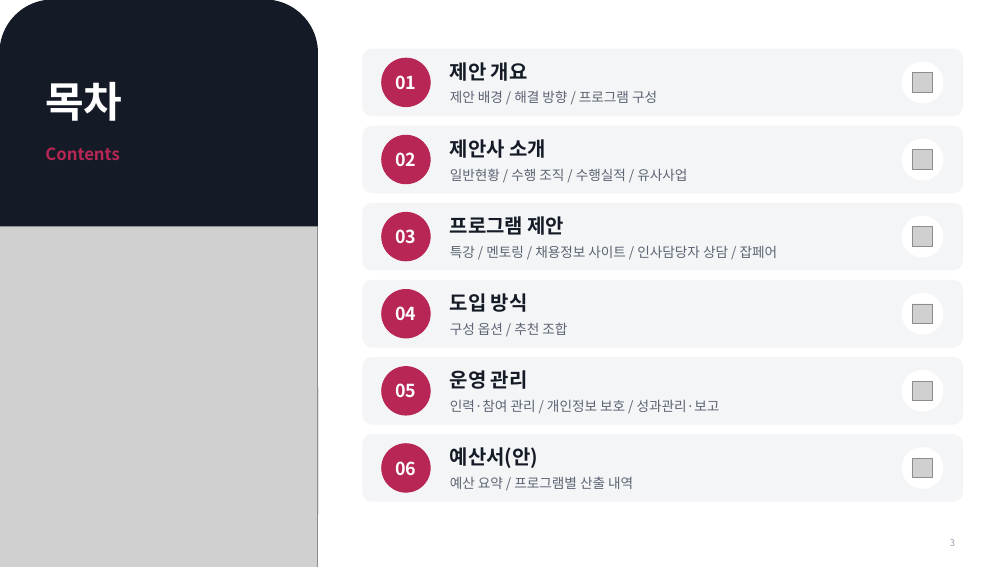
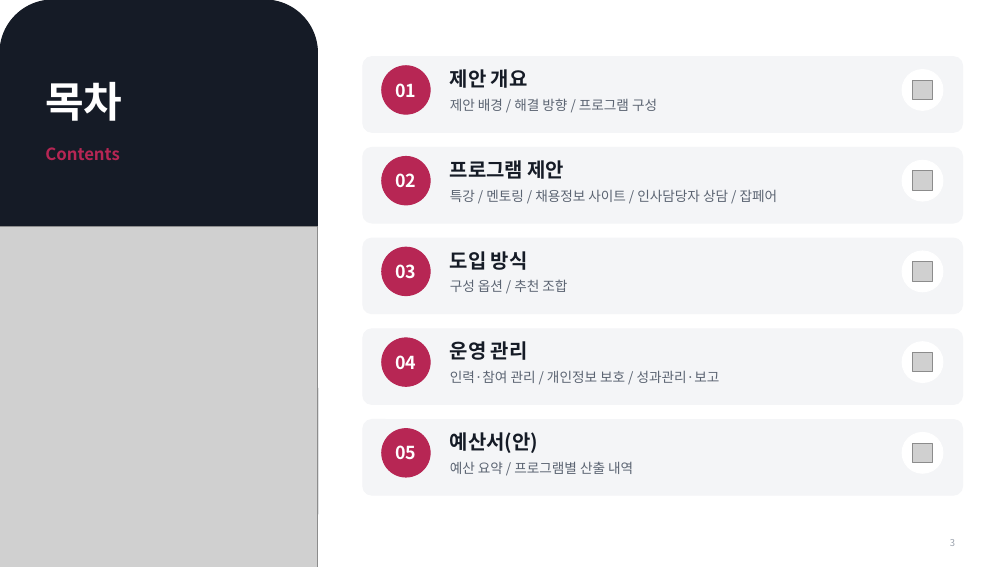
Before and after one commit to job-wave/Codex, a slide deck: slide 3 of output/jobwave-cbnu-proposal/JobWave_proposal_visual.pptx. Drawn at 1008x567 pixels with LibreOffice and Linux fonts; fonts in the diff are those of the drawing; grey boxes stand for pictures. Boxes give left, top, right and bottom in pixels: in the first picture for what was removed or moved away, otherwise in the second. Text is boxed around its words. In the diff, an @@ line names an element or a change of style, - is before the commit and + after.

```diff
--- a/output/jobwave-cbnu-proposal/JobWave_proposal_visual.pptx
+++ b/output/jobwave-cbnu-proposal/JobWave_proposal_visual.pptx
@@ rounded rectangle: place and size @@
-rounded rectangle at (363,49,963,116)
+rounded rectangle at (363,57,963,132)
@@ 3 texts, 2 ellipses: place and size @@
-3 texts, 2 ellipses at (382,58,943,107)
+3 texts, 2 ellipses at (382,66,943,114)
@@ picture: place and size @@
-picture at (913,73,932,92)
+picture at (913,80,932,100)
@@ rounded rectangle: place and size @@
-rounded rectangle at (363,126,963,193)
+rounded rectangle at (363,147,963,223)
@@ text removed at (450,139,546,158) @@
-제안사 소개
@@ text removed at (450,168,687,181) @@
-일반현황 / 수행 조직 / 수행실적 / 유사사업
@@ 2 ellipses, 1 text: place and size @@
-2 ellipses, 1 text at (382,135,943,184)
+2 ellipses, 1 text at (382,157,943,205)
@@ picture removed at (913,150,932,169) @@
@@ 2 texts, 1 picture: place and size @@
-2 texts, 1 picture at (450,216,932,258)
+2 texts, 1 picture at (450,160,932,202)
@@ rounded rectangle: place and size @@
-rounded rectangle at (363,203,963,270)
+rounded rectangle at (363,238,963,314)
@@ text "도입 방식": place and size @@
-text "도입 방식" at (450,293,528,312)
+text "도입 방식" at (450,251,528,270)
@@ 2 ellipses, 1 text: place and size @@
-2 ellipses, 1 text at (382,212,943,261)
+2 ellipses, 1 text at (382,247,943,296)
@@ picture: place and size @@
-picture at (913,304,932,324)
+picture at (913,262,932,281)
@@ text "구성 옵션 / 추천 조합": place and size @@
-text "구성 옵션 / 추천 조합" at (450,322,567,335)
+text "구성 옵션 / 추천 조합" at (450,279,567,292)
@@ rounded rectangle: place and size @@
-rounded rectangle at (363,281,963,347)
+rounded rectangle at (363,329,963,405)
@@ 2 ellipses, 1 text: place and size @@
-2 ellipses, 1 text at (382,290,943,338)
+2 ellipses, 1 text at (382,338,943,386)
@@ 2 texts, 1 picture: place and size @@
-2 texts, 1 picture at (450,370,932,412)
+2 texts, 1 picture at (450,341,932,383)
@@ proportions changed in 5 elements at (363,57,963,132), (363,147,963,223), (363,238,963,314), (363,329,963,405), (363,420,963,495) @@
@@ rounded rectangle: place and size @@
-rounded rectangle at (363,358,963,424)
+rounded rectangle at (363,420,963,495)
@@ rounded rectangle removed at (363,435,963,501) @@
@@ ellipse removed at (382,444,430,492) @@
@@ 2 ellipses, 1 text: place and size @@
-2 ellipses, 1 text at (382,367,943,415)
+2 ellipses, 1 text at (382,429,943,477)
@@ ellipse removed at (902,448,943,488) @@
@@ text removed at (395,461,416,476) @@
-06
@@ 2 texts, 1 picture: place and size @@
-2 texts, 1 picture at (450,447,932,489)
+2 texts, 1 picture at (450,432,932,474)
```
Also in this commit, not shown: 37 other slides changed, 5 slides removed, 8 other files.
